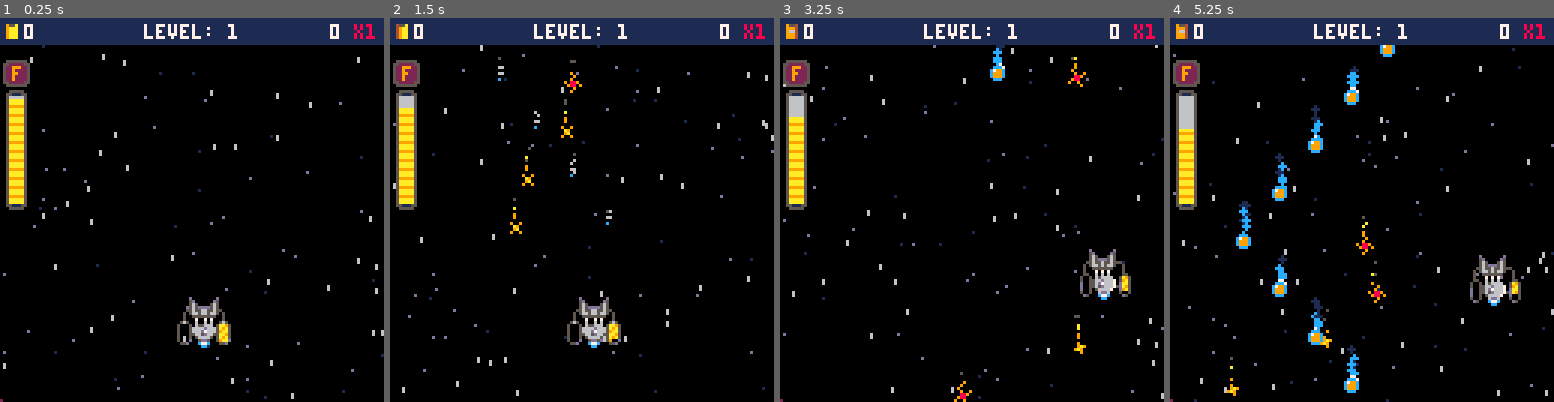
Above: before the commit, frames 1-4 (left to right).
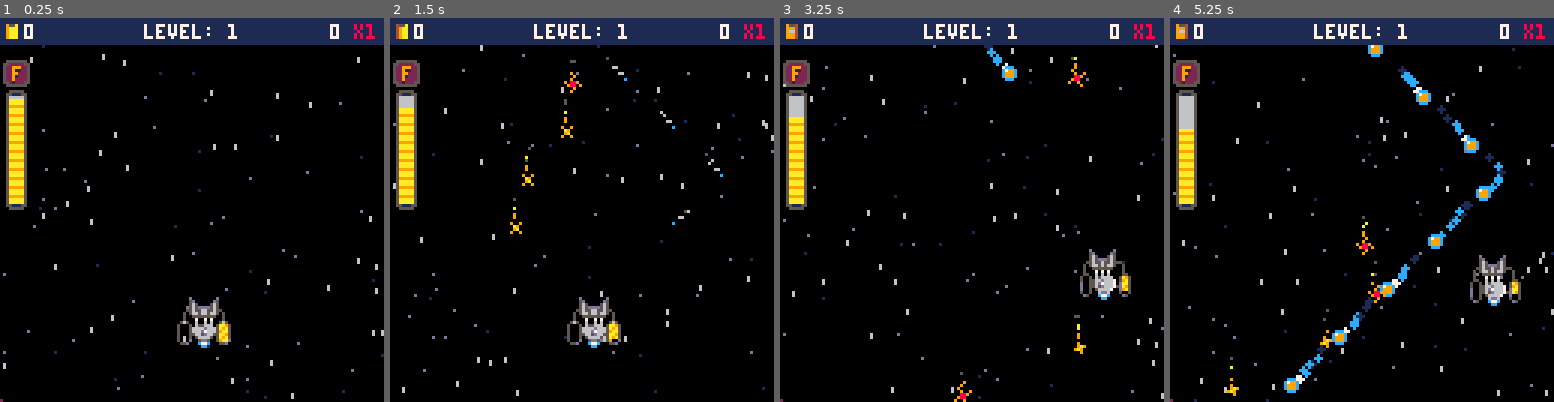
Above: after the commit, the same moments.

Repository: jacobneal65/drop-p8
Game: PICO-8 cartridge drop.p8
The game is run twice, just before and just after one commit, with the same random seed, the same clock (stepped at 60 frames per second) and the same inputs.
Inputs:
- Up to frame 1 (0.25 s): no input
- Up to frame 2 (1.5 s): no input
- Up to frame 3 (3.25 s): hold Right 1.6-2.1 s; hold Up 2.15-2.42 s; hold Right 2.47-3.03 s; hold Left from 3.08 s (still down)
- Up to frame 4 (5.25 s): release Left at 3.58 s; hold Down 3.63-3.97 s; hold Right 4.02-4.68 s; hold Up 4.73-5.03 s; hold Left from 5.08 s (still down)

The runs differ from the first frame. In frame 1, less than 0.1% of the frame differs, in the area x 3-6%, y 13-18%; in frame 2, 0.3%; in frame 3, 0.3%; in frame 4, 4.2%, in the area x 3-88%, y 7-100%.

Commit message:
update eol

Diff:
--- a/drop.p8
+++ b/drop.p8
@@ -7,7 +7,7 @@
 function _init()
 	music(1)
 	level=1
-	wave=1
+	wave=5
 	t=0
 	debug={""}
 	effects={}
@@ -56,6 +56,7 @@
 	fl_ani=false
 	fl_spr=52
 	fl_tmr=0
+	fl_off=0
 	mult=1
 	mult_up=0
 	temp_points=0
@@ -187,11 +188,15 @@
 end
 
 function draw_fuel()
-		roundrect(1,14,9,9,5,2)
-		print("f",4,16,9)
- 	roundrect(2,24,7,40,5,6)
- 	line(6,25,4,25,1)
- 	line(6,62,4,62,1)
+		local _f=fl_off
+		roundrect(1+_f,14,9+_f,9,5,2)
+		print("f",4+_f,17,1)
+		print("f",4+_f,16,9)
+ 	roundrect(2+_f,24,7+_f,40,5,6)
+ 	line(6+_f,25,4+_f,25,1)
+ 	line(6+_f,62,4+_f,62,1)
+
+ 	--fuel warning
 	 bigtank=flr(min(fuel,fuel_mx)/fuel_mx*36)
 	 for i=1,bigtank do
 	 	local _clr = min(2,1+i%3)+8
@@ -203,7 +208,7 @@
 	 		else
 	 			low_fuel=false
 			end
-			line(3,62-i,7,62-i,_clr)
+			line(3+_f,62-i,7+_f,62-i,_clr)
   end
 end
 
@@ -661,6 +666,8 @@
 	e_state=0
 	eol_mask=10
 	ismask=true
+	fl_off=-20
+
 	_upd=upd_eol
 	_drw=drw_eol
 end
@@ -743,7 +750,7 @@
 		end
 	end
 	if e_state==4 then
-		m_off+=1
+		m_off+=1.5
 		p_lerp(60,64)
 		if m_off>150 then
 			e_state=5
@@ -804,11 +811,22 @@
 	if e_state == 10 then
 		ismask=false
 		if eol_mask==10 then
+			gen_tmr=0
+			fl_str=fl_off
 			e_state = 11
 		end
 	end
 	if e_state==11 then
-		if level < #levels+1 then
+		--slide in ui elements
+		gen_tmr=min(gen_tmr+0.02,1)
+	 local _t=easeinoutovershoot(gen_tmr)
+		fl_off=lerp(fl_str,0,_t)
+		if gen_tmr==1 then
+			e_state=12
+		end
+	end
+	if e_state==12 then
+		if level < #levels then
 			level+=1
 			_upd=upd_level
 			_drw=drw_level
@@ -846,10 +864,10 @@
 function drw_eol()
 	draw_mothership()
 	d_plyr()
+	draw_fuel()
 	drw_eol_mask()
 	drw_points()
 	draw_warp()
-
 end
 
 function drw_eol_mask()
Not shown, changed: sheet drop.xlsx
